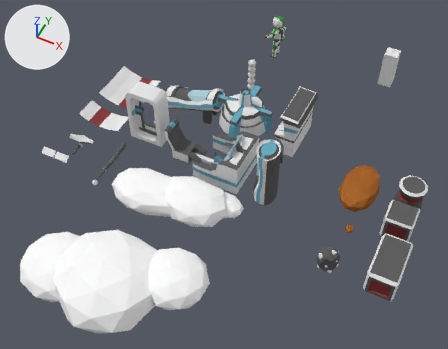
What one commit did to the Blender file assets/spaceship/blender/assets.blend.
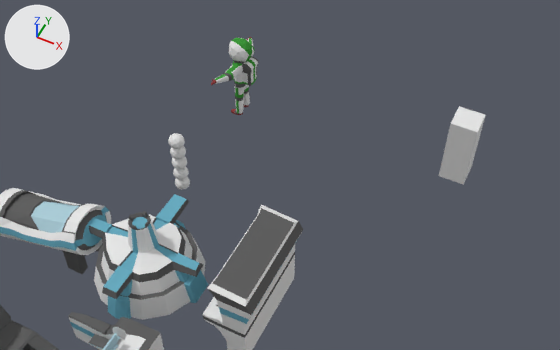
Old and new are each drawn whole from a camera (50 mm lens) standing at (7.36, -19.88, 18.92) and looking at (-0.05, -5.07, 0.4) and again close up from a camera (50 mm lens) standing at (5.76, -8.83, 13.47) and looking at (0.52, 1.66, 0.36). The axes (+X, +Y, +Z) are drawn at upper left. The lights are the same throughout.

Script lines for the objects in view, before the commit:
```python
ob_cryotubedown = bpy.data.objects.new('CryoTubeDown', me_cylindre_005)
ob_cryotubedown.location = (-4.09, -1.94, 0.01)
ob_cryotubedown.rotation_euler = (0.0, 1.269, 0.0)  # degrees (0, 73, 0)
ob_icosphère = bpy.data.objects.new('Icosphère', me_icosphère_003)
ob_icosphère.location = (-1.53, 3.67, 1.75)
ob_icosphère.scale = (1.0, 0.882, 1.0)
ob_icosphère_001 = bpy.data.objects.new('Icosphère.001', me_icosphère_005)
ob_icosphère_001.location = (-1.53, 0.73, 1.38)
ob_icosphère_001.scale = (0.613, 0.583, 0.583)
ob_icosphère_002 = bpy.data.objects.new('Icosphère.002', me_icosphère_007)
ob_icosphère_002.location = (-1.53, 0.73, 1.05)
ob_icosphère_002.scale = (0.613, 0.583, 0.583)
ob_icosphère_003 = bpy.data.objects.new('Icosphère.003', me_icosphère_008)
ob_icosphère_003.location = (-1.53, 0.73, 0.71)
ob_icosphère_003.scale = (0.613, 0.583, 0.583)
ob_icosphère_004 = bpy.data.objects.new('Icosphère.004', me_icosphère_009)
ob_icosphère_004.location = (-1.53, 0.73, 0.37)
ob_icosphère_004.scale = (0.613, 0.583, 0.583)
ob_icosphère_005 = bpy.data.objects.new('Icosphère.005', me_icosphère_010)
ob_icosphère_005.location = (-1.53, 0.73, 0.02)
ob_icosphère_005.scale = (0.613, 0.583, 0.583)
# also in view: 'ConsoleNavigation' at (-0.93, -4.5, 0.93); 'PlayerCube' at (3.98, 3.84, 0.88); 'Cube' at (1.55, -1.52, 0.99); 'PiloteArmchair' at (-2.08, -4.48, 0.79); 'PodCryoTube' at (-0.76, -1.84, 1.06)
```
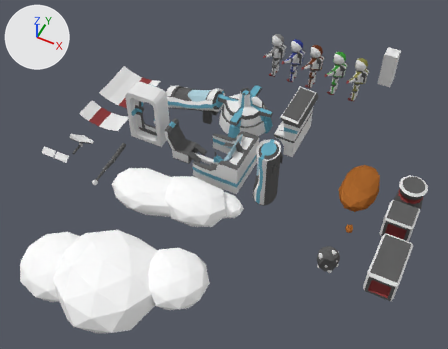
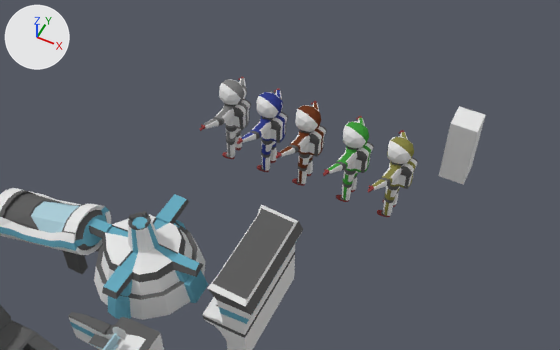
Patch to the scene script:
```diff
--- a/assets/spaceship/blender/assets.blend.py
+++ b/assets/spaceship/blender/assets.blend.py
@@ mat_coloncolor @@
 mat_coloncolor = diffuse_material('ColonColor')
-mat_coloncolor.base_color = (0.0519, 0.319, 0.0464)  # green #40993d
+mat_coloncolor.base_color = (0.246, 0.236, 0.0641)  # yellow #888548
@@ me_icosphère_015 @@
+me_icosphère_015.from_pydata(...)  # 717 vertices, 711 faces; spans x -0.31..0.36, y -0.03..1.12, z -1.94..0.29
+# faces by material slot: [269, 146, 155, 141]
+me_icosphère_015.materials.append(mat_lightgrey)  # white #e6e6e6
+me_icosphère_015.materials.append(mat_darkgrey)  # dark grey #616161
+me_icosphère_015.materials.append(mat_red)  # red #8a3e3e
+me_icosphère_015.materials.append(mat_mecanocolor)  # grey #7f7f7f
@@ ob_icosphère_005 @@
-ob_icosphère_005 = bpy.data.objects.new('Icosphère.005', me_icosphère_010)
@@ ob_icosphère_004 @@
-ob_icosphère_004 = bpy.data.objects.new('Icosphère.004', me_icosphère_009)
@@ ob_icosphère_003 @@
-ob_icosphère_003 = bpy.data.objects.new('Icosphère.003', me_icosphère_008)
@@ ob_icosphère_002 @@
-ob_icosphère_002 = bpy.data.objects.new('Icosphère.002', me_icosphère_007)
@@ ob_icosphère_001 @@
-ob_icosphère_001 = bpy.data.objects.new('Icosphère.001', me_icosphère_005)
@@ ob_icosphère @@
-ob_icosphère = bpy.data.objects.new('Icosphère', me_icosphère_003)
-ob_icosphère.location = (-1.53, 3.67, 1.75)
+ob_icosphère = bpy.data.objects.new('Icosphère', me_icosphère_015)
+ob_icosphère.location = (-0.9, 2.11, 1.93)
 ob_icosphère.scale = (1.0, 0.882, 1.0)
@@ ob_shapeagri @@
+ob_shapeagri = bpy.data.objects.new('ShapeAgri', me_icosphère_003)  # modifiers MIRROR
+ob_shapeagri.location = (2.05, 2.11, 1.93)
+ob_shapeagri.scale = (1.0, 0.882, 1.0)
@@ ob_shapecolon @@
+ob_shapecolon = bpy.data.objects.new('ShapeColon', me_icosphère_011)  # 1364 vertices, 1395 faces; spans x -0.31..0.36, y -1.12..1.12, z -1.94..0.29; in mat_lightgrey (white #e6e6e6), mat_darkgrey (dark grey #616161), mat_red (red #8a3e3e), mat_coloncolor (yellow #888548)
+ob_shapecolon.location = (3.04, 2.11, 1.93)
+ob_shapecolon.scale = (1.0, 0.882, 1.0)
@@ ob_shapegeo @@
+ob_shapegeo = bpy.data.objects.new('ShapeGeo', me_icosphère_013)  # 717 vertices, 711 faces; spans x -0.31..0.36, y -0.03..1.12, z -1.94..0.29; in mat_lightgrey (white #e6e6e6), mat_darkgrey (dark grey #616161), mat_red (red #8a3e3e), mat_geocolor (brown #6d3a23); modifiers MIRROR
+ob_shapegeo.location = (0.96, 2.11, 1.93)
+ob_shapegeo.scale = (1.0, 0.882, 1.0)
@@ ob_shapeinge @@
+ob_shapeinge = bpy.data.objects.new('ShapeInge', me_icosphère_014)  # 717 vertices, 711 faces; spans x -0.31..0.36, y -0.03..1.12, z -1.94..0.29; in mat_lightgrey (white #e6e6e6), mat_darkgrey (dark grey #616161), mat_red (red #8a3e3e), mat_ingenieurcolor (blue #353f8b); modifiers MIRROR
+ob_shapeinge.location = (0.03, 2.11, 1.93)
+ob_shapeinge.scale = (1.0, 0.882, 1.0)
```

Pixel boxes [x1, y1, x2, y2] of what changed, in the close-ups (560 x 350 px):
'Icosphère', recoloured, reshaped, moved (8% wider): before [211, 37, 258, 115]; after [200, 77, 251, 159]
'ShapeColon', added: after [368, 130, 418, 217]
'ShapeInge', added: after [237, 88, 288, 172]
'ShapeGeo', added: after [276, 101, 327, 186]
'ShapeAgri', added: after [323, 116, 374, 202]
'Icosphère.001', deleted: before [168, 133, 185, 149]
'Icosphère.002', deleted: before [170, 146, 186, 159]
'Icosphère.004', deleted: before [173, 167, 189, 180]
'Icosphère.003', deleted: before [172, 156, 187, 169]
'Icosphère.005', deleted: before [175, 177, 190, 190]
